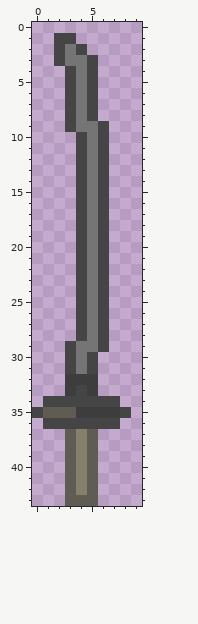
Pixel-art file, stored at Assets/Art/aseprite_backup/weapon/uchigatana.aseprite. Above: the version before the commit.
10x44 pixels, 1 frame. Colours within 5 levels of each other are drawn and written as one.
The same view after the edit:
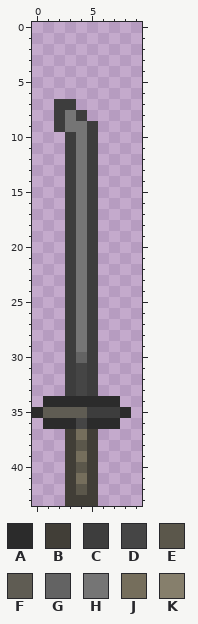
Palette (. is transparent): A #2b2b2b  B #413e37  C #3d3d3d  D #454545  E #5b574b  F #5f5c53  G #636363  H #757575  J #756e5c  K #867f6c
Diff:
Changed rows in their new state; - is an unchanged pixel.
first column x 0:
 1 --..-----
 2 --...----
 3 --....---
 4 ---...---
 5 ---...---
 6 ---...---
 7 --CC..---
 8 --CHC.---
 9 --CH-C.--
10 ---CHC.--
11 ---CHC.--
12 ---CHC.--
13 ---CHC.--
14 ---CHC.--
15 ---CHC.--
16 ---CHC.--
17 ---CHC.--
18 ---CHC.--
19 ---CHC.--
20 ---CHC.--
21 ---CHC.--
22 ---CHC.--
23 ---CHC.--
24 ---CHC.--
25 ---CHC.--
26 ---CHC.--
27 ---CHC.--
28 ---CHC.--
29 ---C-C.--
30 ---CGC---
31 ---CDC---
32 ----D----
34 -AAAAAAA-
35 A---F---A
36 -AAA-AAA-
37 ---BJB---
38 ---BEB---
39 ---BJB---
40 ---BEB---
41 ---BJB---
42 ---BEB---
43 ---BBB---
Pixel boxes of the changes (left, top, right, bottom) in both pictures:
changed: (32, 33, 131, 506)
